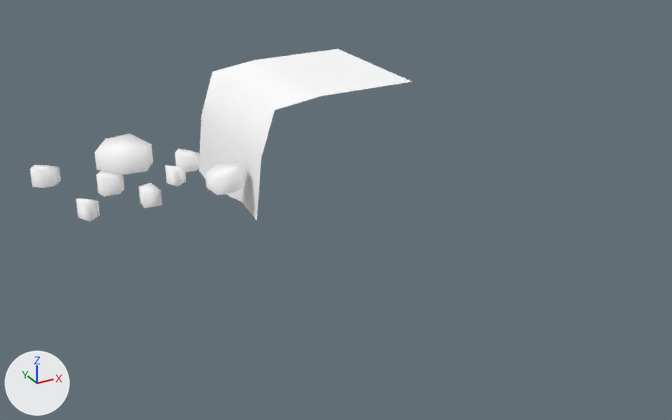
Before and after pictures for a commit that changed the FBX model Assets/Models/Penguin Ice Breaker/Blocs/BordC2.FBX.
Before and after are seen from a 50 mm lens placed at (-2.77, -5.42, 1.67), pointed at (0.32, 0.21, -1.14). The axes (+X, +Y, +Z) are drawn at lower left. The lights are the same throughout. Where no turn or scale is listed for an object, it has been applied to the vertices.

Objects in the first picture: 'BordC2'.
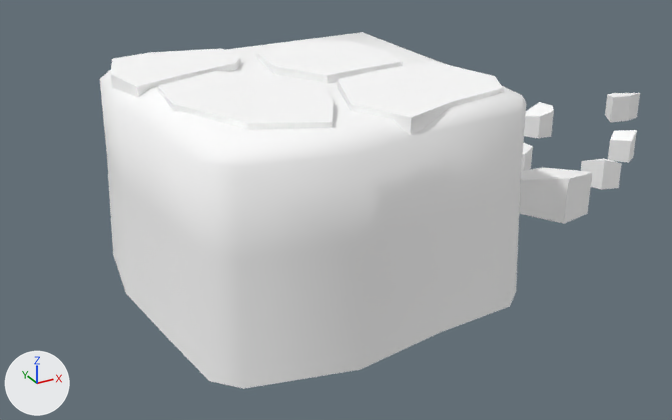
Patch to the scene script:
```diff
--- a/Assets/Models/Penguin Ice Breaker/Blocs/BordC2.FBX.py
+++ b/Assets/Models/Penguin Ice Breaker/Blocs/BordC2.FBX.py
@@ me_mesh @@
 # used by ob_bordc2; location = (0.0, 0.0, 0.0)
-me_mesh.from_pydata(...)  # 108 vertices, 70 faces; spans x -1.82..0.5, y -0.5..0.5, z -0.75..0.0
+me_mesh.from_pydata(...)  # 208 vertices, 155 faces; spans x -1.29..3.97, y -1.28..1.26, z -1.49..0.0
+# me_mesh part 1: the loose piece of 8 vertices spanning x -1.31..-1.2, y -0.4..-0.29, z -0.56..-0.44 is turned 180 degrees about the z axis through its middle and scaled by 2, then moved by (3.6, -0.09, -0.5)
+# me_mesh part 2: the loose piece of 12 vertices spanning x -0.87..-0.62, y -0.43..-0.18, z -0.56..-0.44 is turned 180 degrees about the z axis through its middle and scaled by 2, then moved by (2.63, 0.51, -0.5)
+# me_mesh part 3: the loose piece of 12 vertices spanning x -1.49..-1.33, y -0.1..0.03, z -0.56..-0.44 is turned 180 degrees about the z axis through its middle and scaled by 2, then moved by (4.14, 0.83, -0.5)
+# me_mesh part 4: the loose piece of 8 vertices spanning x -1.06..-0.94, y -0.16..-0.04, z -0.56..-0.44 is turned 180 degrees about the z axis through its middle and scaled by 2, then moved by (3.93, 0.06, -0.5)
+# me_mesh part 5: a new loose piece of 64 vertices spanning x -1.29..1.28, y -1.28..1.26, z -1.49..-0.03, in mat_blocs (its picture is missing)
+# me_mesh part 6: a new loose piece of 17 vertices spanning x -0.12..0.78, y -0.1..0.88, z -0.23..0.0, in mat_blocs (its picture is missing)
+# me_mesh part 7: a new loose piece of 17 vertices spanning x -1.03..-0.01, y -0.98..0.36, z -0.23..0.0, in mat_blocs (its picture is missing)
+# me_mesh part 8: a new loose piece of 17 vertices spanning x -0.09..1.05, y -1.13..-0.12, z -0.23..0.0, in mat_blocs (its picture is missing)
+# me_mesh part 9: a new loose piece of 17 vertices spanning x -1.16..-0.22, y 0.25..1.06, z -0.23..0.0, in mat_blocs (its picture is missing)
+# me_mesh part 10: the loose piece of 12 vertices spanning x -1.82..-1.64, y 0.22..0.33, z -0.56..-0.44 is deleted
+# me_mesh part 11: the loose piece of 12 vertices spanning x -1.39..-1.02, y 0.18..0.49, z -0.56..-0.38 is deleted
+# me_mesh part 12: the loose piece of 12 vertices spanning x -0.93..-0.76, y 0.05..0.18, z -0.56..-0.44 is deleted
+# me_mesh part 13: the loose piece of 8 vertices spanning x -1.69..-1.57, y -0.43..-0.3, z -0.56..-0.44 is deleted
+# me_mesh part 14
+# 24 vertices are removed from x -0.67..0.5, y -0.5..0.5, z -0.75..0.0
+# 15 faces are deleted
+# me_mesh part 15
+# 27 vertices are added at x 1.22..3.97, y -0.85..1.0, z -1.12..-0.77
+# 9 new vertices lie (0.0, 0.0, 0.25) away from vertices in x 1.52..3.89, y -0.61..0.97, z -1.12
+# 24 new faces join them
+# me_mesh part 16: the surface is now shaded flat
 me_mesh.materials.append(mat_blocs)
```

Where the change shows, as pixel boxes [x1, y1, x2, y2] in the pictures (672 x 420 px; the box of a moved part takes in the faces that stretch with it):
'BordC2', reshaped (41% wider, 106% taller): before [30, 49, 412, 222]; after [100, 32, 640, 389]
part 1 of me_mesh, moved or reshaped: before [139, 183, 162, 208]; after [581, 158, 622, 189]
part 2 of me_mesh, moved or reshaped: before [205, 162, 244, 195]; after [521, 143, 533, 171]
part 3 of me_mesh, moved or reshaped: before [96, 170, 124, 197]; after [524, 102, 554, 138]
part 4 of me_mesh, moved or reshaped: before [165, 165, 186, 186]; after [608, 130, 637, 163]
part 5 of me_mesh, added: after [100, 32, 526, 389]
part 6 of me_mesh, added: after [256, 41, 403, 84]
part 7 of me_mesh, added: after [157, 71, 334, 130]
part 8 of me_mesh, added: after [337, 61, 503, 135]
part 9 of me_mesh, added: after [111, 49, 240, 97]
part 10 of me_mesh, deleted: before [30, 165, 61, 188]
part 11 of me_mesh, deleted: before [95, 133, 153, 175]
part 12 of me_mesh, deleted: before [175, 149, 200, 172]
part 13 of me_mesh, deleted: before [76, 199, 100, 222]
part 14 of me_mesh, deleted: before [199, 49, 412, 221]
part 15 of me_mesh, added: after [519, 93, 640, 224]
